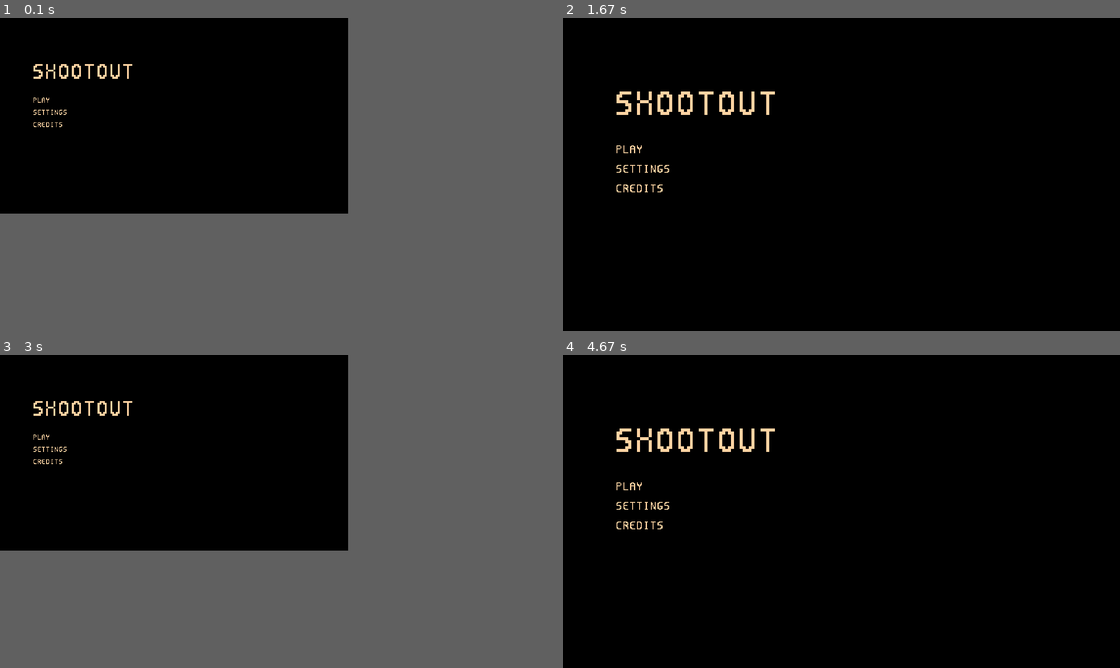
Above: before the commit, frames 1-4 (two rows, left to right).
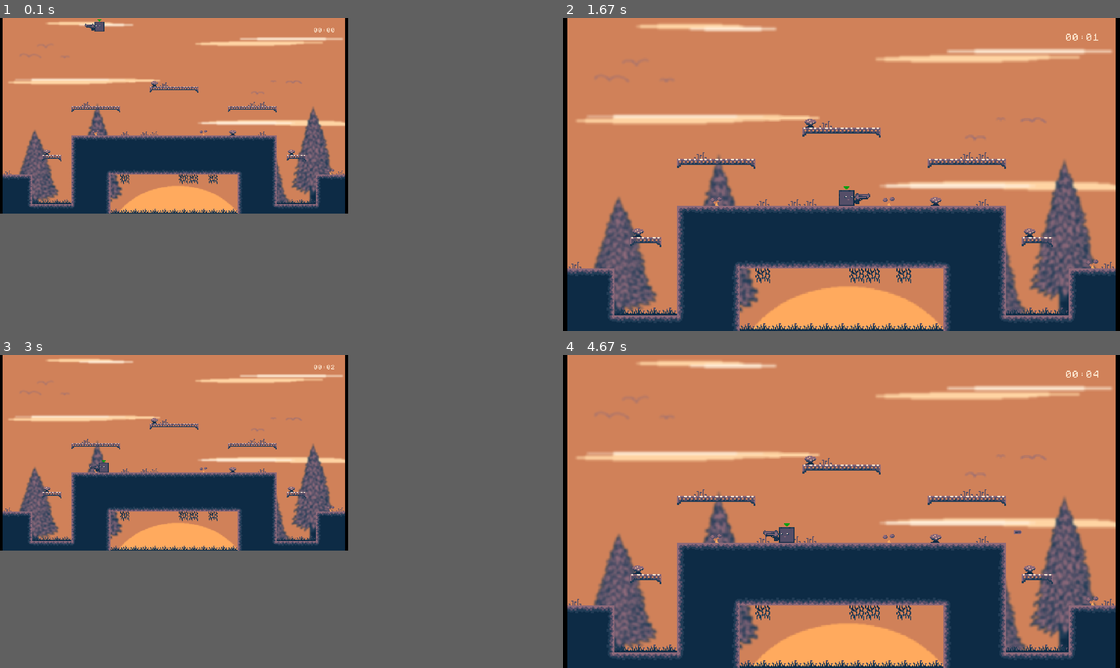
Above: after the commit, the same moments.

Repository: jesperkha/pygame-game
Game: pygame game, started from index.py
The game is run twice, just before and just after one commit, with the same random seed, the same clock (stepped at 60 frames per second) and the same inputs.
Inputs (mouse positions are in pixels of both pictures, inside the frame that each line leads up to):
- Up to frame 1 (0.1 s): no input
- Up to frame 2 (1.67 s): hold Right 0.33-0.8 s; move the mouse to (724, 124) at 0.37 s; hold Up 0.83-1.13 s; tap F at 0.9, 1.23, 1.53 s; hold Right 1.17-1.63 s
- Up to frame 3 (3 s): hold Left 1.67-2.2 s; tap F at 1.73, 2.03, 2.3, 2.63, 2.93 s; hold Down 2.23-2.53 s; hold Left 2.57-2.97 s
- Up to frame 4 (4.67 s): hold Up 3-3.37 s; tap F at 3.07, 3.47, 3.77, 4.13, 4.53 s; hold Right 3.4-4.03 s; hold Down 4.07-4.43 s; hold Left from 4.47 s (still down)

The runs differ from the first frame. In frame 1, 38% of the frame differs, in the area x 0-62%, y 0-63%; in frame 2, 98%, in the area x 0-100%, y 0-100%; in frame 3, 38%; in frame 4, 98%.

Commit message:
28.03.21

Diff:
--- a/VARIABLES.py
+++ b/VARIABLES.py
@@ -11,7 +11,7 @@
     PAUSE = 2
     LOADING = 3
 
-    STATE = MENU
+    STATE = INGAME
 
     # Game
     HEIGHT = 320
--- a/classes/player.py
+++ b/classes/player.py
@@ -1,7 +1,7 @@
 # Player class
 
 from utility.methods import set_timeout
-from pygame import draw
+from pygame import draw, image
 from functools import partial
 
 from utility.vector import Vector
@@ -23,7 +23,7 @@
 class Player:
     players = []
 
-    def __init__(self, pos: tuple, size: tuple, keys: list, gun: object) -> None:
+    def __init__(self, pos: tuple, size: tuple, keys: list, gun: object, sprite_path: str = None) -> None:
         self.pos = Vector(pos[0], pos[1])
         self.vel = Vector(0, 0)
         self.grv = Game.GRAVITY
@@ -39,11 +39,8 @@
         self.hurtbox_radius = self.size.y/1.5
         self.grab_range = Game.TILESIZE
 
-        # if img:
-        #     self.image = image.load(img).convert_alpha()
-        #     self.image = transform.scale(self.image, (self.size.x, self.size.y))
-        # else:
-        self.image = None
+        self.sprite_path = sprite_path
+        self.sprites = []
         self.collision_map = None
 
         # Key controls
@@ -58,7 +55,6 @@
         self.mag_size = self.gun.mag_size
         self.ammo = self.mag_size
         self.reload_animation = AnimationPlayer(load_json("./json/reload_animation.json"))
-        self.reload_animation.load() # ----- REMOVE ----- #
 
         # Flags
         self.SHOW_HURTBOX = False
@@ -66,6 +62,16 @@
         self.RELOADING = False
 
         Player.players.append(self)
+
+
+    # Load sprites
+    def load(self):
+        if self.sprite_path:
+            s = ["right", "left", "hat0"]
+            for n in range(len(s)):
+                self.sprites.append(image.load(f"{self.sprite_path}/{s[n]}.png"))
+
+        self.reload_animation.load()
 
 
     # Called from update_players()
@@ -152,8 +158,14 @@
         if self.gun:
             self.gun.update(self.size, self.pos, self.direction, win)
 
-        if self.image:
-            win.blit(self.image, (self.pos.x, self.pos.y))
+        if self.sprite_path:
+            dir = None
+            if self.direction == 1:
+                dir = 0
+            else:
+                dir = 1
+            win.blit(self.sprites[dir], (self.pos.x, self.pos.y))
+            win.blit(self.sprites[2], (self.pos.x, self.pos.y - self.size.y))
         else:
             draw.rect(win, (235, 26, 109), (self.pos.x, self.pos.y, self.size.x, self.size.y))
 
--- a/index.py
+++ b/index.py
@@ -33,7 +33,7 @@
 buffer_scale = [int(window.get_height() * Game.ASPECT_RATIO), window.get_height()]
 buffer_pos = [(window.get_width() - buffer.get_width()) / 2, 0]
 
-pygame.display.set_caption("18.03.21")
+pygame.display.set_caption("My Game")
 pygame.display.set_icon(pygame.image.load("./src/items/item1.png").convert_alpha())
 
 
@@ -65,8 +65,9 @@
 
     gun = guns.Pistol()
     gun.load()
-    p1 = player.Player((150, 0), (16, 16), [pygame.K_UP, pygame.K_DOWN, pygame.K_LEFT, pygame.K_RIGHT], gun)
+    p1 = player.Player((150, 0), (16, 16), [pygame.K_UP, pygame.K_DOWN, pygame.K_LEFT, pygame.K_RIGHT], gun, "./src/player")
     p1.collision_map = tilemap.Tilemap(level_json["collision_map"])
+    p1.load()
 
     # gun2 = guns.Pistol()
     # gun2.load()
@@ -83,6 +84,8 @@
 while run:
     # Key controls for window and resizing
     clock.tick(Game.FPS)
+    dt = clock.get_time()
+
     for event in pygame.event.get():
         if event.type == pygame.QUIT or (event.type == pygame.KEYDOWN and event.key == pygame.K_ESCAPE):
             run = False
@@ -104,6 +107,7 @@
             Game.TILEMAP.update(buffer)
         if Game.TIMER:
             Game.TIMER.update(buffer)
+
         bullet.update_bullets(buffer)
         player.update_players(buffer)
         item.update_items(buffer)
@@ -140,7 +144,7 @@
     Game.MOUSE = [mouse_pos[0] / ratio_x, mouse_pos[1] / ratio_y]
 
     # Toggle mouse press
-    btn = pygame.mouse.get_pressed(num_buttons=3)[0]
+    btn = pygame.mouse.get_pressed()[0]
     if btn:
         if Game.MOUSE_RELEASED:
             Game.MOUSE_CLICKED = True
--- a/levels/level2.json
+++ b/levels/level2.json
@@ -1,7 +1,7 @@
 {
 	"level": 2,
-	"background": "./src/background/bg4.png",
-	"tilemap": "./levels/tilemaps/level-3T.json",
+	"background": "./src/background/bg5.png",
+	"tilemap": "./levels/tilemaps/level-2T.json",
 	"collision_map": "./levels/tilemaps/level-2C.json",
 	"music": "",
 	"screen_loop": false
--- a/levels/tilemaps/level-3T.json
+++ /dev/null
@@ -1,88 +0,0 @@
-[
-	[26, "./src/tiles/deco-5.png", 0.0, 304.0],
-	[26, "./src/tiles/deco-5.png", 16.0, 304.0],
-	[21, "./src/tiles/platform-left.png", 32.0, 288.0],
-	[26, "./src/tiles/deco-5.png", 32.0, 304.0],
-	[22, "./src/tiles/deco-1.png", 48.0, 272.0],
-	[19, "./src/tiles/platform-middle.png", 48.0, 288.0],
-	[26, "./src/tiles/deco-5.png", 48.0, 304.0],
-	[19, "./src/tiles/platform-middle.png", 64.0, 288.0],
-	[26, "./src/tiles/deco-5.png", 64.0, 304.0],
-	[23, "./src/tiles/deco-2.png", 80.0, 272.0],
-	[19, "./src/tiles/platform-middle.png", 80.0, 288.0],
-	[26, "./src/tiles/deco-5.png", 80.0, 304.0],
-	[23, "./src/tiles/deco-2.png", 96.0, 272.0],
-	[20, "./src/tiles/platform-right.png", 96.0, 288.0],
-	[26, "./src/tiles/deco-5.png", 96.0, 304.0],
-	[26, "./src/tiles/deco-5.png", 112.0, 304.0],
-	[26, "./src/tiles/deco-5.png", 128.0, 304.0],
-	[24, "./src/tiles/deco-3.png", 144.0, 240.0],
-	[11, "./src/tiles/corner-top-left.png", 144.0, 256.0],
-	[13, "./src/tiles/corner-bottom-left.png", 144.0, 272.0],
-	[26, "./src/tiles/deco-5.png", 144.0, 304.0],
-	[23, "./src/tiles/deco-2.png", 160.0, 240.0],
-	[9, "./src/tiles/top.png", 160.0, 256.0],
-	[7, "./src/tiles/bottom.png", 160.0, 272.0],
-	[25, "./src/tiles/deco-4.png", 160.0, 288.0],
-	[26, "./src/tiles/deco-5.png", 160.0, 304.0],
-	[9, "./src/tiles/top.png", 176.0, 256.0],
-	[7, "./src/tiles/bottom.png", 176.0, 272.0],
-	[25, "./src/tiles/deco-4.png", 176.0, 288.0],
-	[26, "./src/tiles/deco-5.png", 176.0, 304.0],
-	[9, "./src/tiles/top.png", 192.0, 256.0],
-	[7, "./src/tiles/bottom.png", 192.0, 272.0],
-	[26, "./src/tiles/deco-5.png", 192.0, 304.0],
-	[22, "./src/tiles/deco-1.png", 208.0, 240.0],
-	[9, "./src/tiles/top.png", 208.0, 256.0],
-	[7, "./src/tiles/bottom.png", 208.0, 272.0],
-	[26, "./src/tiles/deco-5.png", 208.0, 304.0],
-	[10, "./src/tiles/corner-top-right.png", 224.0, 256.0],
-	[12, "./src/tiles/corner-bottom-right.png", 224.0, 272.0],
-	[25, "./src/tiles/deco-4.png", 224.0, 288.0],
-	[26, "./src/tiles/deco-5.png", 224.0, 304.0],
-	[26, "./src/tiles/deco-5.png", 240.0, 304.0],
-	[26, "./src/tiles/deco-5.png", 256.0, 304.0],
-	[26, "./src/tiles/deco-5.png", 272.0, 304.0],
-	[26, "./src/tiles/deco-5.png", 288.0, 304.0],
-	[21, "./src/tiles/platform-left.png", 304.0, 224.0],
-	[23, "./src/tiles/deco-2.png", 304.0, 256.0],
-	[11, "./src/tiles/corner-top-left.png", 304.0, 272.0],
-	[8, "./src/tiles/left.png", 304.0, 288.0],
-	[8, "./src/tiles/left.png", 304.0, 304.0],
-	[22, "./src/tiles/deco-1.png", 320.0, 208.0],
-	[19, "./src/tiles/platform-middle.png", 320.0, 224.0],
-	[23, "./src/tiles/deco-2.png", 320.0, 256.0],
-	[9, "./src/tiles/top.png", 320.0, 272.0],
-	[18, "./src/tiles/fill.png", 320.0, 288.0],
-	[18, "./src/tiles/fill.png", 320.0, 304.0],
-	[19, "./src/tiles/platform-middle.png", 336.0, 224.0],
-	[9, "./src/tiles/top.png", 336.0, 272.0],
-	[18, "./src/tiles/fill.png", 336.0, 288.0],
-	[18, "./src/tiles/fill.png", 336.0, 304.0],
-	[23, "./src/tiles/deco-2.png", 352.0, 208.0],
-	[20, "./src/tiles/platform-right.png", 352.0, 224.0],
-	[24, "./src/tiles/deco-3.png", 352.0, 256.0],
-	[10, "./src/tiles/corner-top-right.png", 352.0, 272.0],
-	[6, "./src/tiles/right.png", 352.0, 288.0],
-	[6, "./src/tiles/right.png", 352.0, 304.0],
-	[26, "./src/tiles/deco-5.png", 368.0, 304.0],
-	[26, "./src/tiles/deco-5.png", 384.0, 304.0],
-	[26, "./src/tiles/deco-5.png", 400.0, 304.0],
-	[26, "./src/tiles/deco-5.png", 416.0, 304.0],
-	[26, "./src/tiles/deco-5.png", 432.0, 304.0],
-	[21, "./src/tiles/platform-left.png", 448.0, 288.0],
-	[26, "./src/tiles/deco-5.png", 448.0, 304.0],
-	[22, "./src/tiles/deco-1.png", 464.0, 272.0],
-	[19, "./src/tiles/platform-middle.png", 464.0, 288.0],
-	[26, "./src/tiles/deco-5.png", 464.0, 304.0],
-	[19, "./src/tiles/platform-middle.png", 480.0, 288.0],
-	[26, "./src/tiles/deco-5.png", 480.0, 304.0],
-	[23, "./src/tiles/deco-2.png", 496.0, 272.0],
-	[19, "./src/tiles/platform-middle.png", 496.0, 288.0],
-	[26, "./src/tiles/deco-5.png", 496.0, 304.0],
-	[24, "./src/tiles/deco-3.png", 512.0, 272.0],
-	[20, "./src/tiles/platform-right.png", 512.0, 288.0],
-	[26, "./src/tiles/deco-5.png", 512.0, 304.0],
-	[26, "./src/tiles/deco-5.png", 528.0, 304.0],
-	[26, "./src/tiles/deco-5.png", 544.0, 304.0]
-]
--- a/menu.py
+++ b/menu.py
@@ -1,8 +1,7 @@
 # menu related rendering
 
 from classes.font import Font
-from pygame import mouse, draw
-from utility.signals import Signal
+from pygame import draw
 from VARIABLES import Game
 
 # TITLE, SETTINGS, GAME_SELECT, INGAME, CREDITS
Binary file added: src/background/bg5.png
Binary file added: src/player/hat0.png
Binary file added: src/player/left.png
Binary file added: src/player/right.png
